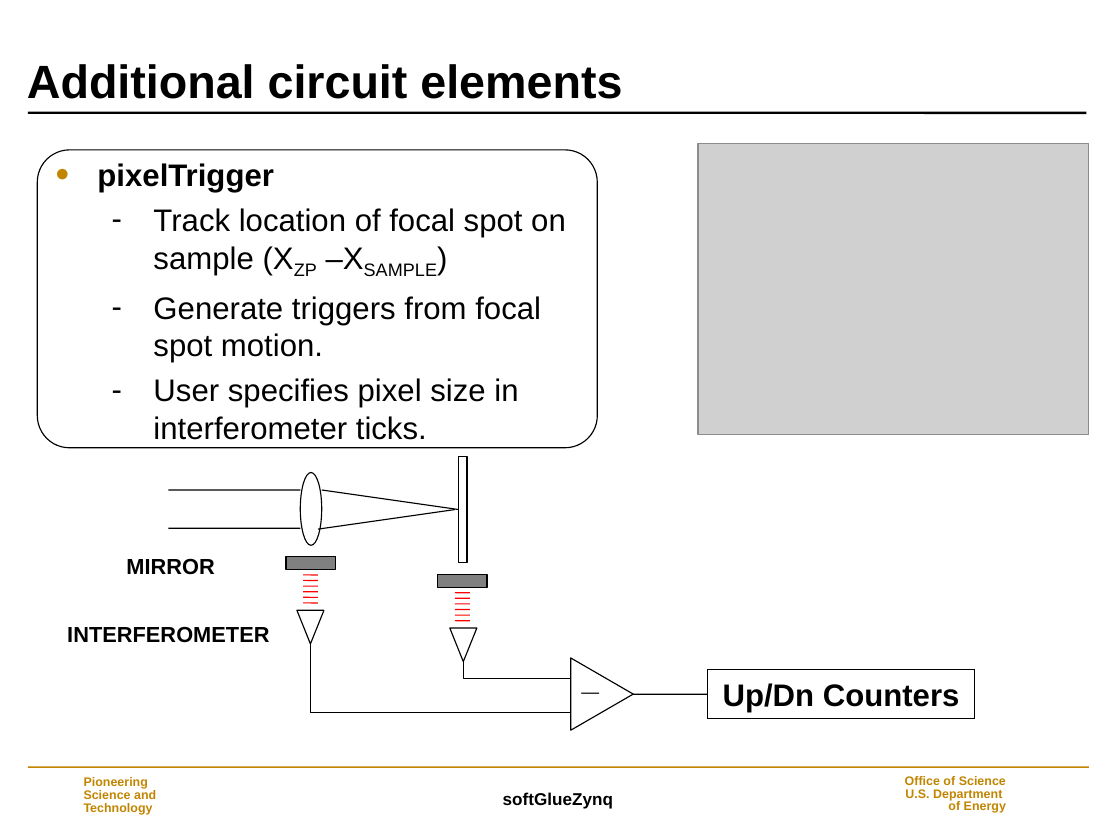
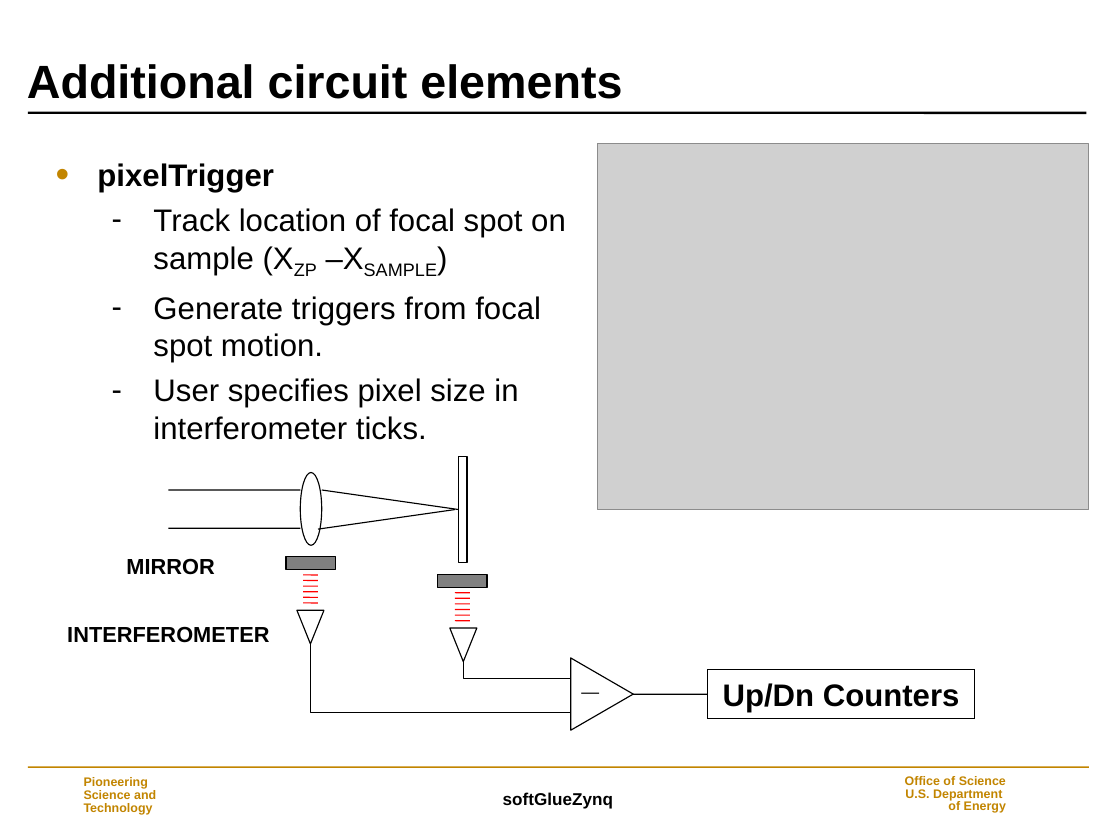
Before and after one commit to epics-modules/softGlueZynq, a slide deck: slide 12 of documentation/softGlueZynq.ppt (slide 11 before the commit). Drawn at 1120x840 pixels with LibreOffice and Linux fonts; fonts in the diff are those of the drawing; grey boxes stand for pictures; background and template pictures are left out. Boxes give left, top, right and bottom in pixels: in the first picture for what was removed or moved away, otherwise in the second. Text is boxed around its words. In the diff, an @@ line names an element or a change of style, - is before the commit and + after.

```diff
--- a/documentation/softGlueZynq.ppt
+++ b/documentation/softGlueZynq.ppt
@@ picture: place and size @@
-picture at (698,143,1089,435)
+picture at (597,143,1089,510)
@@ rounded rectangle removed at (37,150,597,448) @@
```
Also in this commit, not shown: 6 other slides changed, 3 slides added.
